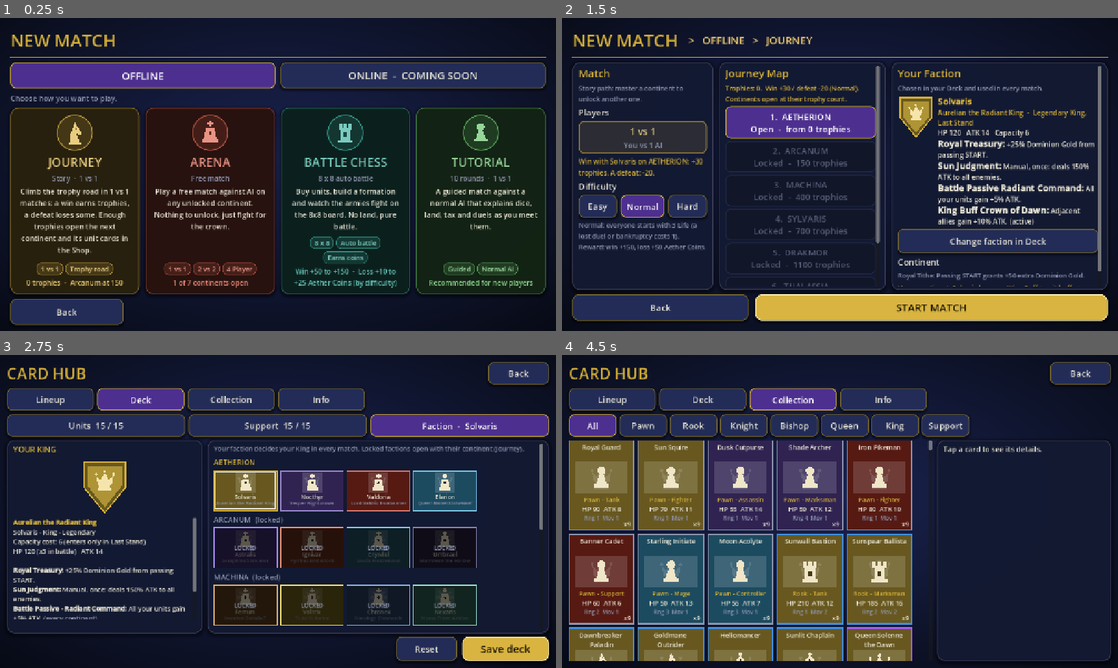
Above: before the commit, frames 1-4 (two rows, left to right).
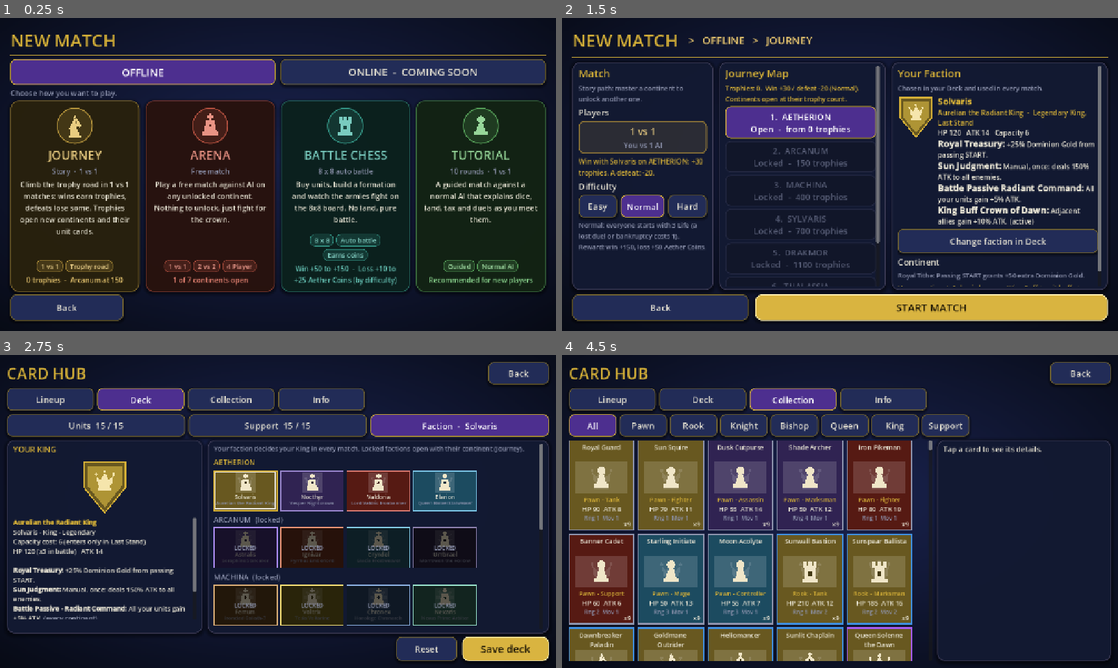
Above: after the commit, the same moments.

Repository: regi4nt/MultiverseDominion
Game: Godot game, scene res://scenes/match_setup/match_setup.tscn
The game is run twice, just before and just after one commit, with the same random seed, the same clock (stepped at 60 frames per second) and the same inputs. This scene is started directly instead of the project's main scene.
Inputs (mouse positions are in pixels of both pictures, inside the frame that each line leads up to):
- Up to frame 1 (0.25 s): no input
- Up to frame 2 (1.5 s): click "OFFLINE" at 0.5 s; click (634, 199) at 1.27 s
- Up to frame 3 (2.75 s): click "Change faction in Deck" at 2 s
- Up to frame 4 (4.5 s): click "Lineup" at 2.75 s; click "Deck" at 3.5 s; click "Collection" at 4.25 s

The runs differ from the first frame. In frame 1, 21% of the frame differs, in the area x 1-99%, y 11-99%; in frame 2, nothing differs; in frame 3, less than 0.1%; in frame 4, nothing differs.

Commit message:
up

Diff:
--- a/scripts/ui/match_setup.gd
+++ b/scripts/ui/match_setup.gd
@@ -91,6 +91,7 @@
 func _show_hub() -> void:
 	_view = "hub"
 	_reset_root()
+	_root.add_theme_constant_override("separation", 6)  # tighter: the tallest mode card + header must fit 720 px (layout_test)
 	_root.add_child(UiTheme.make_label("NEW MATCH", 40, UiTheme.COL_GOLD))
 	_root.add_child(UiTheme.make_divider())
 
@@ -167,7 +168,7 @@
 func _offline_cards() -> Array:
 	return [
 		{"id": "journey", "icon": "knight", "title": "JOURNEY", "sub": "Story  ·  1 vs 1",
-			"desc": "Climb the trophy road in 1 vs 1 matches: a win earns trophies, a defeat loses some. Enough trophies open the next continent and its unit cards in the Shop.",
+			"desc": "Climb the trophy road in 1 vs 1 matches: wins earn trophies, defeats lose some. Trophies open new continents and their unit cards.",
 			"chips": ["1 vs 1", "Trophy road"], "status": _journey_status()},
 		{"id": "arena", "icon": "king", "title": "ARENA", "sub": "Free match",
 			"desc": "Play a free match against AI on any unlocked continent. Nothing to unlock, just fight for the crown.",
--- a/tests/ui_shop_smoke.gd
+++ b/tests/ui_shop_smoke.gd
@@ -14,9 +14,10 @@
 	var names: Array[String] = []
 	for b in menu.find_children("*", "Button", true, false):
 		names.append((b as Button).text)
-	if not names.has("Shop") or not names.has("Profile") or names.find("Shop") > names.find("Profile"):
+	# The profile is a card (not a button) on the home screen: Shop must sit under Card Hub and above Settings.
+	if not names.has("Shop") or names.find("Shop") < names.find("Card Hub") or names.find("Shop") > names.find("Settings"):
 		fails += 1
-		push_error("Shop must be a menu entry placed above Profile (%s)" % str(names))
+		push_error("Shop must be a menu entry between Card Hub and Settings (%s)" % str(names))
 	menu.queue_free()
 	await get_tree().process_frame
 
Not shown, changed: assets/icons/adaptive_background_432.png.import
Not shown, changed: assets/icons/adaptive_foreground_432.png.import
Not shown, changed: assets/icons/icon_192.png.import
Not shown, changed: docs/screenshots/battle_board_16x9.png.import
Not shown, changed: docs/screenshots/battle_board_20x9.png.import
Not shown, changed: docs/screenshots/battle_board_4x3.png.import
Not shown, changed: docs/screenshots/battle_fight_16x9.png.import
Not shown, changed: docs/screenshots/card_collection_16x9.png.import
Not shown, changed: docs/screenshots/collection_kings_locked_16x9.png.import
Not shown, changed: docs/screenshots/deck_factions_16x9.png.import
Not shown, changed: docs/screenshots/deck_factions_locked_16x9.png.import
Not shown, changed: docs/screenshots/journey_unlock_16x9.png.import
(and 20 more such lines)
